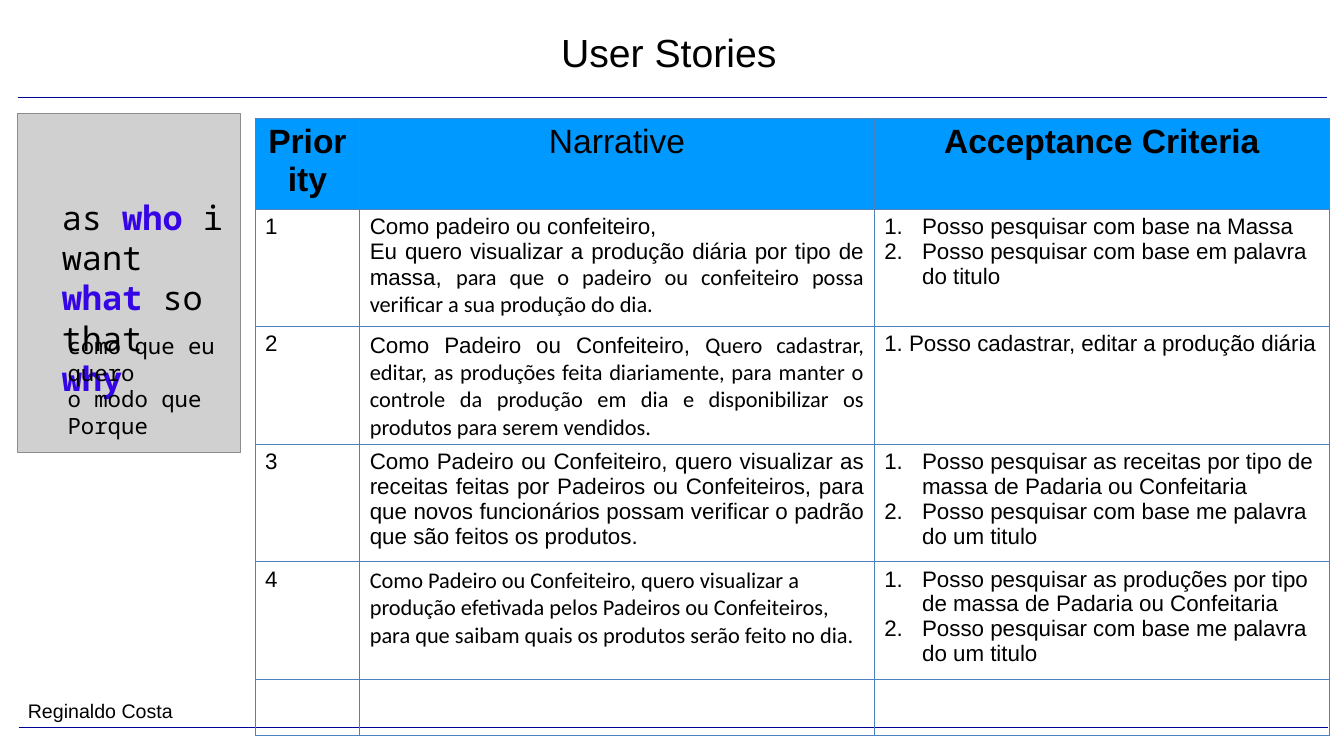
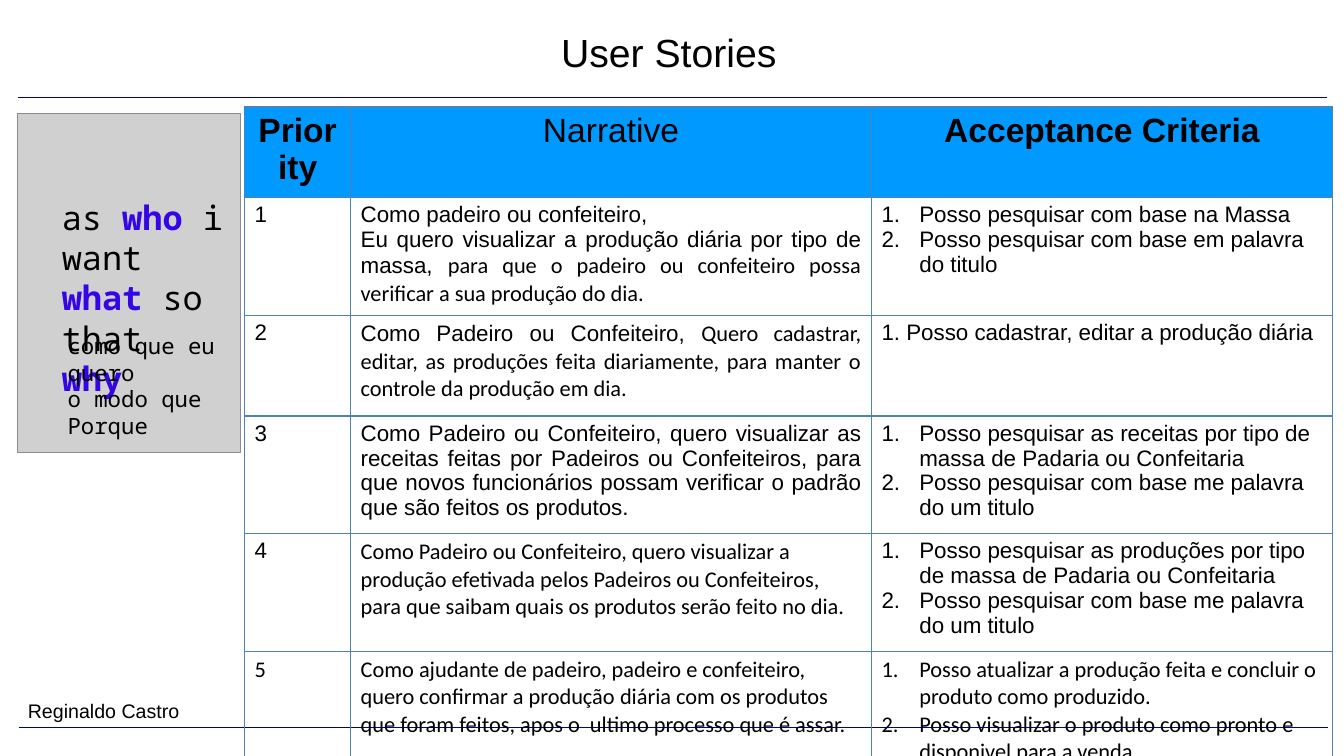
Before and after one commit to WilAlves/projetos_sistemas, a slide deck: slide 11 of SISPAN_V4.pptx. Drawn at 1344x756 pixels with LibreOffice and Linux fonts; fonts in the diff are those of the drawing; grey boxes stand for pictures; background and template pictures are left out. Boxes give left, top, right and bottom in pixels: in the first picture for what was removed or moved away, otherwise in the second. Text is boxed around its words. In the diff, an @@ line names an element or a change of style, - is before the commit and + after.

```diff
--- a/SISPAN_V4.pptx
+++ b/SISPAN_V4.pptx
@@ table at box(245, 107, 1332, 740) @@
-row 3, column 2: Como Padeiro ou Confeiteiro, Quero cadastrar, editar, as produções feita diariamente, para manter o controle da produção em dia e disponibilizar os produtos para serem vendidos.
+row 3, column 2: Como Padeiro ou Confeiteiro, Quero cadastrar, editar, as produções feita diariamente, para manter o controle da produção em dia.
-row 6:  |  | 
+row 6: 5 | Como ajudante de padeiro, padeiro e confeiteiro, quero confirmar a produção diária com os produtos que foram feitos, apos o ultimo processo que é assar. | Posso atualizar a produção feita e concluir o produto como produzido. / Posso visualizar o produto como pronto e disponivel para a venda.
@@ table: place and size @@
-table at box(255, 118, 1330, 684)
+table at box(245, 107, 1332, 740)
@@ text at box(28, 703, 180, 722): text changed @@
-Reginaldo Costa
+Reginaldo Castro
```
Also in this commit, not shown: 1 other slide changed, 1 slide added.
